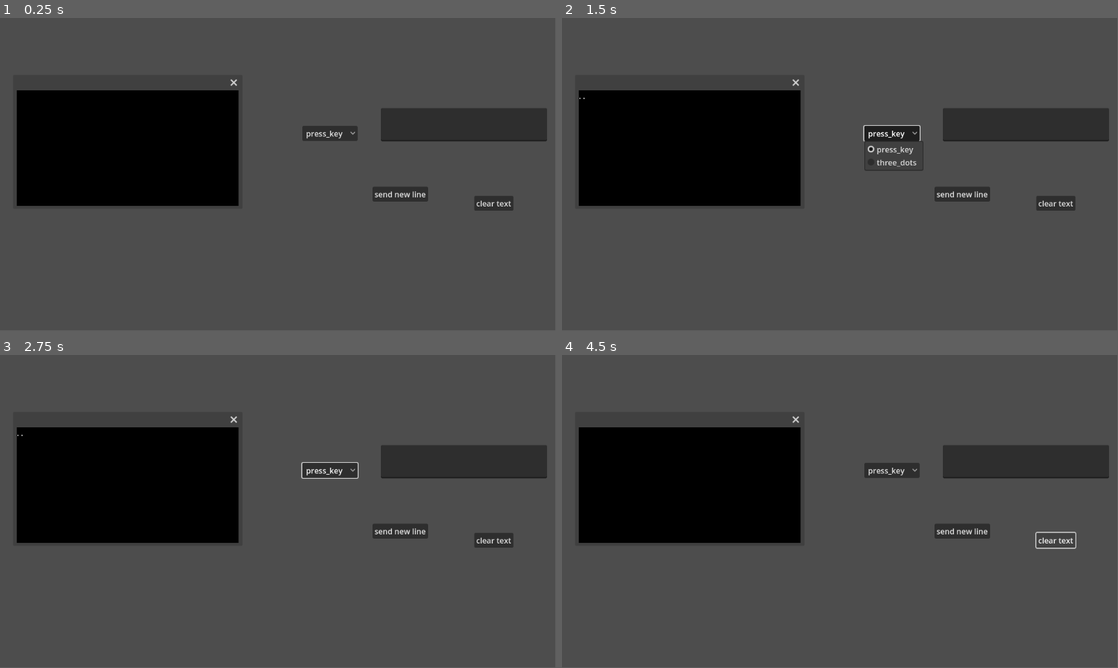
Above: before the commit, frames 1-4 (two rows, left to right).
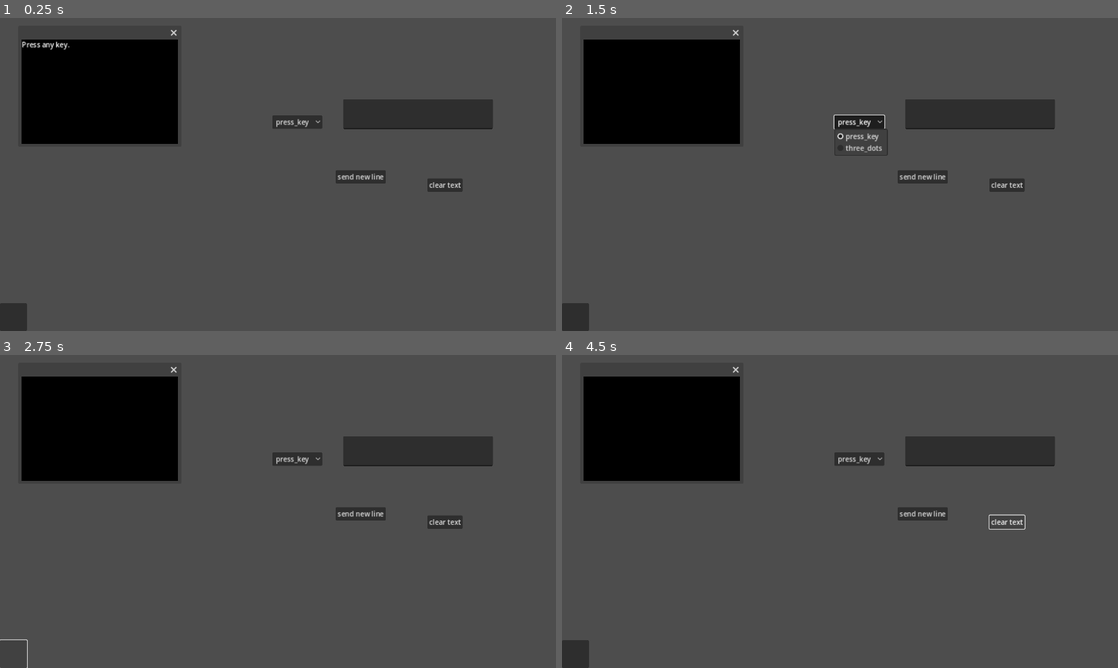
Above: after the commit, the same moments.

Repository: ktosox/GWJ71
Game: Godot game, scene res://tests/test_terminal_window.tscn
The game is run twice, just before and just after one commit, with the same random seed, the same clock (stepped at 60 frames per second) and the same inputs. The project has no main scene, so this scene is started directly.
Inputs (mouse positions are in pixels of both pictures, inside the frame that each line leads up to):
- Up to frame 1 (0.25 s): no input
- Up to frame 2 (1.5 s): click "clear text" at 0.5 s; click "press_key" at 1.25 s
- Up to frame 3 (2.75 s): click (11, 652) at 2.02 s
- Up to frame 4 (4.5 s): click "send new line" at 2.75 s; click "send new line" at 3.5 s; click "clear text" at 4.25 s
In our replay, the window is 799x449 before the commit and 800x450 after it. These sizes can differ from the game's own. Grey fills any space a smaller window leaves; there, only what the larger window draws over its background counts as a difference.

The runs differ from the first frame. In frame 1, 20% of the frame differs, in the area x 0-99%, y 3-100%; in frame 2, 20%; in frame 3, 19%; in frame 4, 20%.

Commit message:
working on how windows should work
- added Game Manager
- added a bar to keep track of windows
- re-arrenged how windows are structured

Diff:
--- /dev/null
+++ b/Game/game.gd
@@ -0,0 +1,12 @@
+extends Control
+
+
+# Called when the node enters the scene tree for the first time.
+func _ready():
+	GM.current_bar_scene = $MiniBar
+	pass # Replace with function body.
+
+
+# Called every frame. 'delta' is the elapsed time since the previous frame.
+func _process(delta):
+	pass
--- /dev/null
+++ b/Game/game.tscn
@@ -0,0 +1,22 @@
+[gd_scene load_steps=2 format=3 uid="uid://cr8lihv3hj1ja"]
+
+[ext_resource type="Script" path="res://game.gd" id="1_5n1et"]
+
+[node name="Game" type="Control"]
+layout_mode = 3
+anchors_preset = 15
+anchor_right = 1.0
+anchor_bottom = 1.0
+grow_horizontal = 2
+grow_vertical = 2
+script = ExtResource("1_5n1et")
+
+[node name="MiniBar" type="HBoxContainer" parent="."]
+custom_minimum_size = Vector2(0, 64)
+layout_mode = 1
+anchors_preset = 12
+anchor_top = 1.0
+anchor_right = 1.0
+anchor_bottom = 1.0
+grow_horizontal = 2
+grow_vertical = 0
--- /dev/null
+++ b/Game/game_manager.gd
@@ -0,0 +1,8 @@
+extends Node
+
+var current_bar_scene : Node
+
+func place_bar_button(button : Button):
+	assert(is_instance_valid(current_bar_scene))
+	current_bar_scene.add_child(button)
+	pass
--- /dev/null
+++ b/Game/game_manager.tscn
@@ -0,0 +1,6 @@
+[gd_scene load_steps=2 format=3 uid="uid://cqf66fsmp411r"]
+
+[ext_resource type="Script" path="res://game_manager.gd" id="1_t71ls"]
+
+[node name="GameManager" type="Node"]
+script = ExtResource("1_t71ls")
--- a/Game/item_slot.tscn
+++ b/Game/item/item_slot.tscn
@@ -1,6 +1,6 @@
 [gd_scene load_steps=2 format=3 uid="uid://bnduqowqnnu86"]
 
-[ext_resource type="Script" path="res://item_slot.gd" id="1_mtm7d"]
+[ext_resource type="Script" path="res://item/item_slot.gd" id="1_mtm7d"]
 
 [node name="ItemSlot" type="ColorRect"]
 custom_minimum_size = Vector2(32, 32)
--- a/Game/project.godot
+++ b/Game/project.godot
@@ -14,6 +14,17 @@
 config/features=PackedStringArray("4.2", "GL Compatibility")
 config/icon="res://icon.svg"
 
+[autoload]
+
+GM="*res://game_manager.tscn"
+
+[display]
+
+window/size/viewport_width=1280
+window/size/viewport_height=720
+window/size/resizable=false
+window/stretch/mode="canvas_items"
+
 [rendering]
 
 renderer/rendering_method="gl_compatibility"
--- a/Game/terminal_window.tscn
+++ /dev/null
@@ -1,91 +0,0 @@
-[gd_scene load_steps=5 format=3 uid="uid://8mg0subnb03v"]
-
-[ext_resource type="Script" path="res://terminal_window.gd" id="1_nembw"]
-
-[sub_resource type="Animation" id="Animation_fb1ru"]
-resource_name = "three_dots"
-length = 1.5
-tracks/0/type = "method"
-tracks/0/imported = false
-tracks/0/enabled = true
-tracks/0/path = NodePath(".")
-tracks/0/interp = 1
-tracks/0/loop_wrap = true
-tracks/0/keys = {
-"times": PackedFloat32Array(0.3, 0.8, 1.3),
-"transitions": PackedFloat32Array(1, 1, 1),
-"values": [{
-"args": [". "],
-"method": &"send_text"
-}, {
-"args": [". "],
-"method": &"send_text"
-}, {
-"args": [". "],
-"method": &"send_text"
-}]
-}
-
-[sub_resource type="Animation" id="Animation_xov6o"]
-resource_name = "press_key"
-length = 0.3
-tracks/0/type = "method"
-tracks/0/imported = false
-tracks/0/enabled = true
-tracks/0/path = NodePath(".")
-tracks/0/interp = 1
-tracks/0/loop_wrap = true
-tracks/0/keys = {
-"times": PackedFloat32Array(0.1),
-"transitions": PackedFloat32Array(1),
-"values": [{
-"args": ["Press any key. "],
-"method": &"send_text"
-}]
-}
-tracks/1/type = "value"
-tracks/1/imported = false
-tracks/1/enabled = true
-tracks/1/path = NodePath(".:wait_state")
-tracks/1/interp = 1
-tracks/1/loop_wrap = true
-tracks/1/keys = {
-"times": PackedFloat32Array(0.1),
-"transitions": PackedFloat32Array(1),
-"update": 1,
-"values": [true]
-}
-
-[sub_resource type="AnimationLibrary" id="AnimationLibrary_w8jl2"]
-_data = {
-"press_key": SubResource("Animation_xov6o"),
-"three_dots": SubResource("Animation_fb1ru")
-}
-
-[node name="TerminalWindow" type="Window"]
-position = Vector2i(35, 150)
-size = Vector2i(460, 240)
-unresizable = true
-script = ExtResource("1_nembw")
-wait_state = true
-
-[node name="Background" type="ColorRect" parent="."]
-anchors_preset = 15
-anchor_right = 1.0
-anchor_bottom = 1.0
-grow_horizontal = 2
-grow_vertical = 2
-color = Color(0, 0, 0, 1)
-
-[node name="Text" type="RichTextLabel" parent="."]
-anchors_preset = 15
-anchor_right = 1.0
-anchor_bottom = 1.0
-grow_horizontal = 2
-grow_vertical = 2
-
-[node name="CommonStuff" type="AnimationPlayer" parent="."]
-libraries = {
-"": SubResource("AnimationLibrary_w8jl2")
-}
-autoplay = "three_dots"
--- a/Game/experimental.tscn
+++ b/Game/tests/experimental.tscn
@@ -1,6 +1,4 @@
-[gd_scene load_steps=2 format=3 uid="uid://ctwusyfpc40sb"]
-
-[ext_resource type="PackedScene" uid="uid://8mg0subnb03v" path="res://terminal_window.tscn" id="1_cfan2"]
+[gd_scene format=3 uid="uid://ctwusyfpc40sb"]
 
 [node name="Experimental" type="Control"]
 layout_mode = 3
@@ -41,5 +39,3 @@
 
 [node name="ProgressBar" type="ProgressBar" parent="Window/ColorRect/VBoxContainer"]
 layout_mode = 2
-
-[node name="TerminalWindow" parent="." instance=ExtResource("1_cfan2")]
--- /dev/null
+++ b/Game/tests/test_swapper_window.tscn
@@ -0,0 +1,13 @@
+[gd_scene format=3 uid="uid://bxalcd7oub5gi"]
+
+[node name="TestSwapperWindow" type="Control"]
+layout_mode = 3
+anchors_preset = 15
+anchor_right = 1.0
+anchor_bottom = 1.0
+grow_horizontal = 2
+grow_vertical = 2
+
+[node name="Window" type="Window" parent="."]
+position = Vector2i(180, 115)
+size = Vector2i(280, 220)
--- a/Game/tests/test_terminal_window.gd
+++ b/Game/tests/test_terminal_window.gd
@@ -1,11 +1,17 @@
 extends Control
 
+var terminal : Control
 
 # Called when the node enters the scene tree for the first time.
 func _ready():
-	for animation in $TerminalWindow.get_node("CommonStuff").get_animation_list():
+	GM.current_bar_scene = $HBoxContainer
+	var terminal_window = load("res://window/terminal_window.tscn").instantiate() as Window
+	add_child(terminal_window)
+	terminal = terminal_window.get_child(0)
+	for animation in terminal.get_node("CommonStuff").get_animation_list():
 		print(animation)
 		$OptionButton.add_item(animation)
+
 	pass # Replace with function body.
 
 
@@ -15,21 +21,21 @@
 
 
 func _on_line_edit_text_submitted(new_text):
-	$TerminalWindow.send_text(new_text)
+	terminal.send_text(new_text)
 	pass # Replace with function body.
 
 
 func _on_button_pressed():
-	$TerminalWindow.new_line()
+	terminal.new_line()
 	pass # Replace with function body.
 
 
 func _on_button_2_pressed():
-	$TerminalWindow.clear_text()
+	terminal.clear_text()
 	pass # Replace with function body.
 
 
 func _on_option_button_item_selected(index):
 	print($OptionButton.get_item_text(index))
-	$TerminalWindow.get_node("CommonStuff").play($OptionButton.get_item_text(index))
+	terminal.get_node("CommonStuff").play($OptionButton.get_item_text(index))
 	pass # Replace with function body.
--- a/Game/tests/test_terminal_window.tscn
+++ b/Game/tests/test_terminal_window.tscn
@@ -1,7 +1,6 @@
-[gd_scene load_steps=3 format=3 uid="uid://dujisv8k7etk0"]
+[gd_scene load_steps=2 format=3 uid="uid://dujisv8k7etk0"]
 
 [ext_resource type="Script" path="res://tests/test_terminal_window.gd" id="1_egu51"]
-[ext_resource type="PackedScene" uid="uid://8mg0subnb03v" path="res://terminal_window.tscn" id="1_p8id4"]
 
 [node name="TestTerminalWindow" type="Control"]
 layout_mode = 3
@@ -11,8 +10,6 @@
 grow_horizontal = 2
 grow_vertical = 2
 script = ExtResource("1_egu51")
-
-[node name="TerminalWindow" parent="." instance=ExtResource("1_p8id4")]
 
 [node name="LineEdit" type="LineEdit" parent="."]
 layout_mode = 0
@@ -44,6 +41,16 @@
 offset_right = 672.0
 offset_bottom = 244.0
 
+[node name="HBoxContainer" type="HBoxContainer" parent="."]
+custom_minimum_size = Vector2(0, 64)
+layout_mode = 1
+anchors_preset = 12
+anchor_top = 1.0
+anchor_right = 1.0
+anchor_bottom = 1.0
+grow_horizontal = 2
+grow_vertical = 0
+
 [connection signal="text_submitted" from="LineEdit" to="." method="_on_line_edit_text_submitted"]
 [connection signal="pressed" from="Button" to="." method="_on_button_pressed"]
 [connection signal="pressed" from="Button2" to="." method="_on_button_2_pressed"]
--- /dev/null
+++ b/Game/window/bar_button.tscn
@@ -0,0 +1,11 @@
+[gd_scene format=3 uid="uid://b6up748hmyno7"]
+
+[node name="BarButton" type="Button"]
+custom_minimum_size = Vector2(62, 62)
+anchors_preset = 15
+anchor_right = 1.0
+anchor_bottom = 1.0
+offset_right = -1165.0
+offset_bottom = -608.0
+grow_horizontal = 2
+grow_vertical = 2
--- /dev/null
+++ b/Game/window/base_window.gd
@@ -0,0 +1,23 @@
+extends Window
+
+var bar_button_scene = preload("res://window/bar_button.tscn")
+
+
+func _ready():
+	create_bar_item()
+	pass
+
+
+func create_bar_item():
+	var new_bar_button = bar_button_scene.instantiate()
+	new_bar_button.connect("pressed",Callable(self,"re_open"))
+	GM.place_bar_button(new_bar_button)
+	pass
+
+func re_open():
+	visible = true
+	pass
+
+func _on_close_requested():
+	visible = false
+	pass # Replace with function body.
--- /dev/null
+++ b/Game/window/base_window.tscn
@@ -0,0 +1,11 @@
+[gd_scene load_steps=2 format=3 uid="uid://bon50ledsij76"]
+
+[ext_resource type="Script" path="res://window/base_window.gd" id="1_0n3fw"]
+
+[node name="BaseWindow" type="Window"]
+position = Vector2i(50, 50)
+wrap_controls = true
+unresizable = true
+script = ExtResource("1_0n3fw")
+
+[connection signal="close_requested" from="." to="." method="_on_close_requested"]
--- a/Game/terminal_window.gd
+++ b/Game/window/terminal.gd
@@ -1,4 +1,4 @@
-extends Window
+extends Control
 
 # requirements
 
--- /dev/null
+++ b/Game/window/terminal.tscn
@@ -0,0 +1,90 @@
+[gd_scene load_steps=5 format=3 uid="uid://cs3qh1atavbuw"]
+
+[ext_resource type="Script" path="res://window/terminal.gd" id="1_sr5r0"]
+
+[sub_resource type="Animation" id="Animation_xov6o"]
+resource_name = "press_key"
+length = 0.3
+tracks/0/type = "value"
+tracks/0/imported = false
+tracks/0/enabled = true
+tracks/0/path = NodePath("Terminal:wait_state")
+tracks/0/interp = 1
+tracks/0/loop_wrap = true
+tracks/0/keys = {
+"times": PackedFloat32Array(0.2),
+"transitions": PackedFloat32Array(1),
+"update": 1,
+"values": [true]
+}
+tracks/1/type = "method"
+tracks/1/imported = false
+tracks/1/enabled = true
+tracks/1/path = NodePath("Terminal")
+tracks/1/interp = 1
+tracks/1/loop_wrap = true
+tracks/1/keys = {
+"times": PackedFloat32Array(0.2),
+"transitions": PackedFloat32Array(1),
+"values": [{
+"args": ["Press any key. "],
+"method": &"send_text"
+}]
+}
+
+[sub_resource type="Animation" id="Animation_fb1ru"]
+resource_name = "three_dots"
+length = 1.5
+tracks/0/type = "method"
+tracks/0/imported = false
+tracks/0/enabled = true
+tracks/0/path = NodePath("Terminal")
+tracks/0/interp = 1
+tracks/0/loop_wrap = true
+tracks/0/keys = {
+"times": PackedFloat32Array(0.3, 0.8, 1.3),
+"transitions": PackedFloat32Array(1, 1, 1),
+"values": [{
+"args": [". "],
+"method": &"send_text"
+}, {
+"args": [". "],
+"method": &"send_text"
+}, {
+"args": [". "],
+"method": &"send_text"
+}]
+}
+
+[sub_resource type="AnimationLibrary" id="AnimationLibrary_w8jl2"]
+_data = {
+"press_key": SubResource("Animation_xov6o"),
+"three_dots": SubResource("Animation_fb1ru")
+}
+
+[node name="Terminal" type="ColorRect"]
+custom_minimum_size = Vector2(360, 240)
+anchors_preset = 15
+anchor_right = 1.0
+anchor_bottom = 1.0
+offset_right = -920.0
+offset_bottom = -480.0
+grow_horizontal = 2
+grow_vertical = 2
+color = Color(0, 0, 0, 1)
+script = ExtResource("1_sr5r0")
+
+[node name="Text" type="RichTextLabel" parent="."]
+layout_mode = 1
+anchors_preset = 15
+anchor_right = 1.0
+anchor_bottom = 1.0
+grow_horizontal = 2
+grow_vertical = 2
+
+[node name="CommonStuff" type="AnimationPlayer" parent="."]
+root_node = NodePath("../..")
+libraries = {
+"": SubResource("AnimationLibrary_w8jl2")
+}
+autoplay = "press_key"
--- /dev/null
+++ b/Game/window/terminal_window.tscn
@@ -0,0 +1,11 @@
+[gd_scene load_steps=3 format=3 uid="uid://cb1p0tolvip70"]
+
+[ext_resource type="PackedScene" uid="uid://bon50ledsij76" path="res://window/base_window.tscn" id="1_ba6xm"]
+[ext_resource type="PackedScene" uid="uid://cs3qh1atavbuw" path="res://window/terminal.tscn" id="2_kfcnd"]
+
+[node name="BaseWindow" instance=ExtResource("1_ba6xm")]
+size = Vector2i(360, 240)
+
+[node name="Terminal" parent="." index="0" instance=ExtResource("2_kfcnd")]
+offset_right = 260.0
+offset_bottom = 140.0
Renamed: Game/item_data.gd -> Game/item/item_data.gd
Renamed: Game/item_preview.tscn -> Game/item/item_preview.tscn
Renamed: Game/item_slot.gd -> Game/item/item_slot.gd
Renamed: Game/theme_design.tscn -> Game/tests/theme_design.tscn
